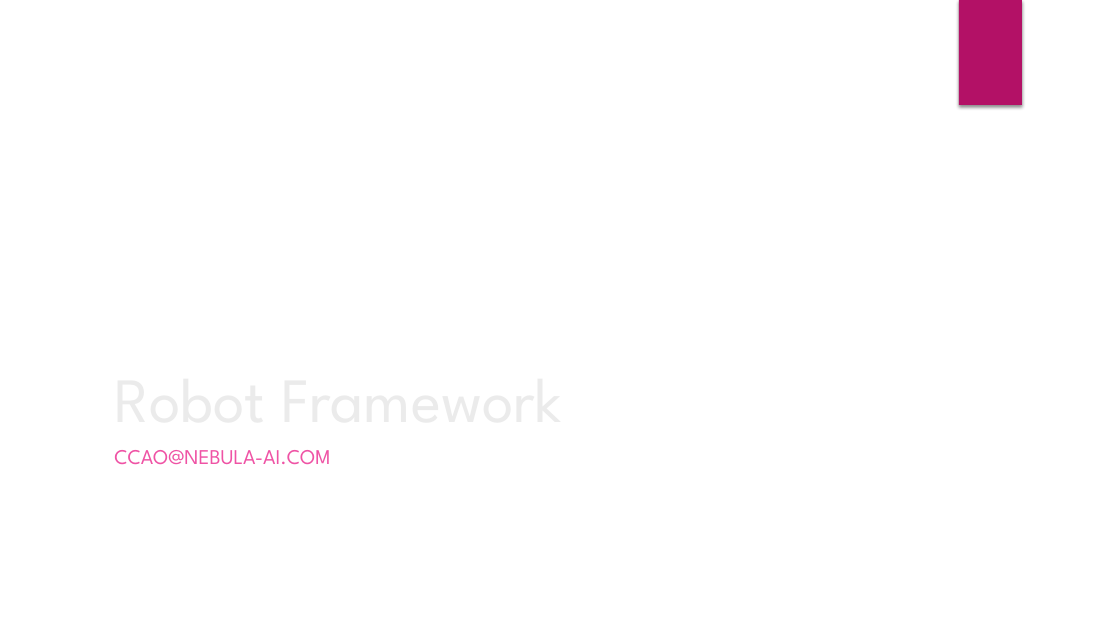
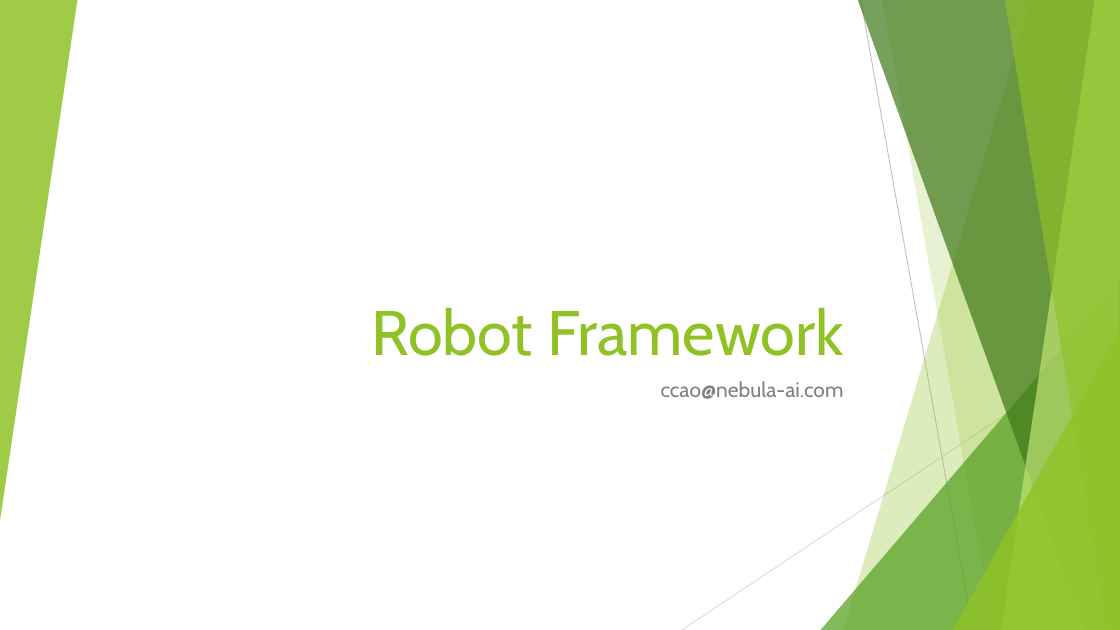
Before and after one commit to flyworker/python-automation-testing, a slide deck: slide 14 of document/Python_selenium.pptx (slide 4 before the commit). Drawn at 1120x630 pixels with LibreOffice and Linux fonts; fonts in the diff are those of the drawing; background and template pictures are left out. Boxes give left, top, right and bottom in pixels: in the first picture for what was removed or moved away, otherwise in the second. Text is boxed around its words. In the diff, an @@ line names an element or a change of style, - is before the commit and + after.

```diff
--- a/document/Python_selenium.pptx
+++ b/document/Python_selenium.pptx
@@ group added at (0,0,1120,630): 5 freeform shapes, 3 triangles, 2 lines @@
@@ rectangle removed at (959,0,1022,105) @@
@@ title "Robot Framework": place and size @@
-title "Robot Framework" at (106,193,917,439)
+title "Robot Framework" at (371,307,843,356)
@@ title "Robot Framework" at (371,307,843,356): font League Spartan to Cabin, text colour #EBEBEB to #90C226; alignment left to right @@
@@ subtitle at (661,381,844,399): text changed; font League Spartan to Cabin; text colour #EF53A5 to #808080 @@
-CCAO@NEBULA-AI.COM
+ccao@nebula-ai.com
```
Also in this commit, not shown: 9 other slides changed, 10 slides added, 2 other files.
